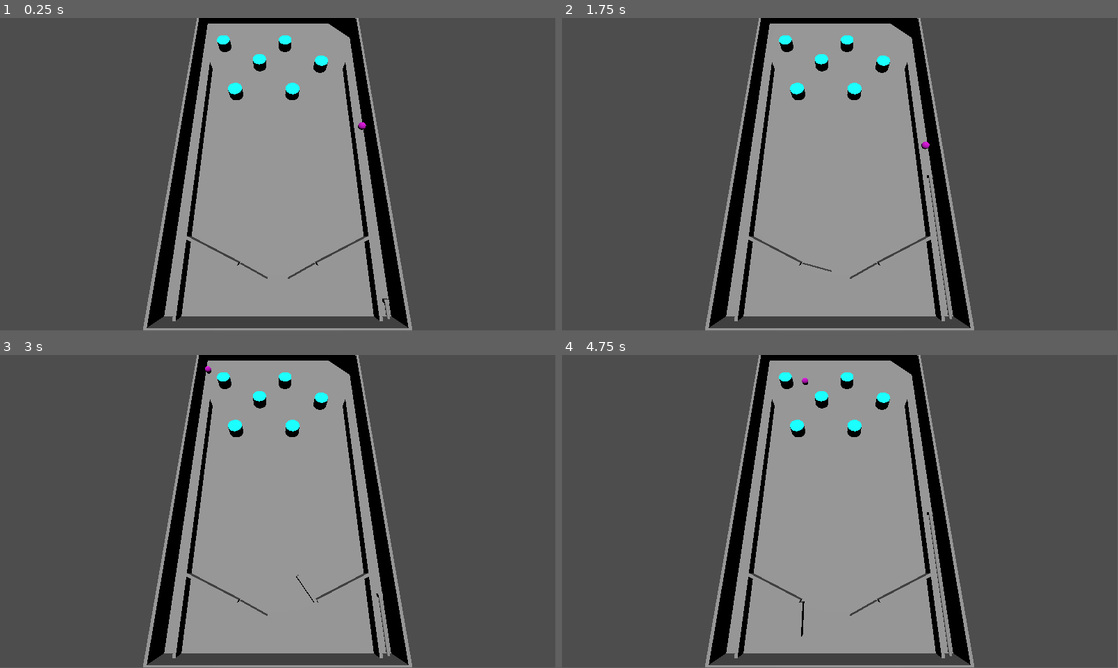
Above: before the commit, frames 1-4 (two rows, left to right).
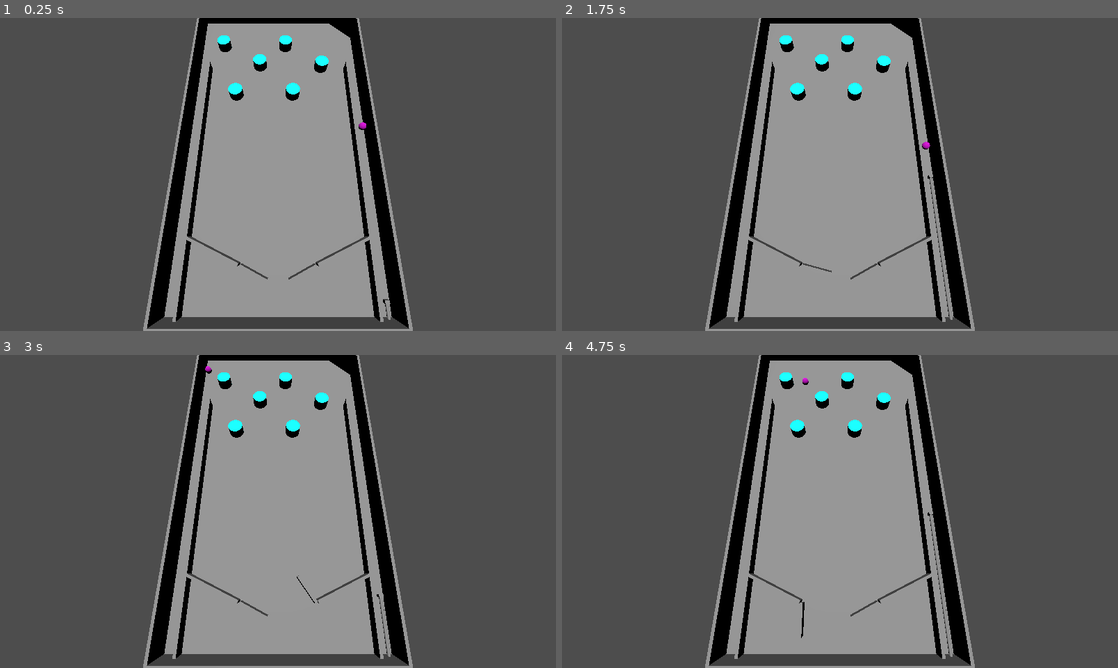
Above: after the commit, the same moments.

Repository: DrOtter3000/chaospinball
Game: Godot game, scene res://game.tscn
The game is run twice, just before and just after one commit, with the same random seed, the same clock (stepped at 60 frames per second) and the same inputs.
Inputs:
- Up to frame 1 (0.25 s): no input
- Up to frame 2 (1.75 s): tap Enter at 0.5 s; hold D (right) 0.53-1.28 s; tap Space (fire) at 0.6, 1.35 s; hold A (left) from 1.28 s (still down)
- Up to frame 3 (3 s): release A (left) at 2.03 s; hold D (right) from 2.03 s (still down); tap Space (fire) at 2.1, 2.85 s
- Up to frame 4 (4.75 s): release D (right) at 3.53 s; hold A (left) from 3.53 s (still down); tap Space (fire) at 3.6, 4.35 s
In our replay, the window is 799x449 before the commit and 800x450 after it. These sizes can differ from the game's own. Grey fills any space a smaller window leaves; there, only what the larger window draws over its background counts as a difference.

The runs differ from the first frame. In frame 1, 1.1% of the frame differs, in the area x 25-75%, y 0-100%; in frame 2, 1.2%; in frame 3, 1.1%; in frame 4, 1.2%.

Commit message:
add gamemanager.gd

Diff:
--- a/bumper.gd
+++ b/bumper.gd
@@ -1,9 +1,11 @@
 extends StaticBody3D
 
 
+@export var points = 50
 
 
 func _on_detection_area_body_entered(body):
 	if body.is_in_group("Ball"):
 		$AnimationPlayer.play("bump")
 		body.apply_impulse(Vector3(100, 100, 0))
+		Gamemanager.add_points(points)
--- a/bumper.tscn
+++ b/bumper.tscn
@@ -20,6 +20,45 @@
 
 [sub_resource type="CylinderShape3D" id="CylinderShape3D_8onil"]
 radius = 5.0
+
+[sub_resource type="Animation" id="Animation_dhwxw"]
+length = 0.001
+tracks/0/type = "value"
+tracks/0/imported = false
+tracks/0/enabled = true
+tracks/0/path = NodePath("CollisionShape3D:shape:radius")
+tracks/0/interp = 1
+tracks/0/loop_wrap = true
+tracks/0/keys = {
+"times": PackedFloat32Array(0),
+"transitions": PackedFloat32Array(1),
+"update": 0,
+"values": [3.0]
+}
+tracks/1/type = "value"
+tracks/1/imported = false
+tracks/1/enabled = true
+tracks/1/path = NodePath("MeshInstance3D:mesh:bottom_radius")
+tracks/1/interp = 1
+tracks/1/loop_wrap = true
+tracks/1/keys = {
+"times": PackedFloat32Array(0),
+"transitions": PackedFloat32Array(1),
+"update": 0,
+"values": [3.0]
+}
+tracks/2/type = "value"
+tracks/2/imported = false
+tracks/2/enabled = true
+tracks/2/path = NodePath("MeshInstance3D:mesh:top_radius")
+tracks/2/interp = 1
+tracks/2/loop_wrap = true
+tracks/2/keys = {
+"times": PackedFloat32Array(0),
+"transitions": PackedFloat32Array(1),
+"update": 0,
+"values": [3.0]
+}
 
 [sub_resource type="Animation" id="Animation_37tmw"]
 resource_name = "bump"
@@ -62,45 +101,6 @@
 "values": [3.0, 7.0, 3.0]
 }
 
-[sub_resource type="Animation" id="Animation_dhwxw"]
-length = 0.001
-tracks/0/type = "value"
-tracks/0/imported = false
-tracks/0/enabled = true
-tracks/0/path = NodePath("CollisionShape3D:shape:radius")
-tracks/0/interp = 1
-tracks/0/loop_wrap = true
-tracks/0/keys = {
-"times": PackedFloat32Array(0),
-"transitions": PackedFloat32Array(1),
-"update": 0,
-"values": [3.0]
-}
-tracks/1/type = "value"
-tracks/1/imported = false
-tracks/1/enabled = true
-tracks/1/path = NodePath("MeshInstance3D:mesh:bottom_radius")
-tracks/1/interp = 1
-tracks/1/loop_wrap = true
-tracks/1/keys = {
-"times": PackedFloat32Array(0),
-"transitions": PackedFloat32Array(1),
-"update": 0,
-"values": [3.0]
-}
-tracks/2/type = "value"
-tracks/2/imported = false
-tracks/2/enabled = true
-tracks/2/path = NodePath("MeshInstance3D:mesh:top_radius")
-tracks/2/interp = 1
-tracks/2/loop_wrap = true
-tracks/2/keys = {
-"times": PackedFloat32Array(0),
-"transitions": PackedFloat32Array(1),
-"update": 0,
-"values": [3.0]
-}
-
 [sub_resource type="AnimationLibrary" id="AnimationLibrary_fedm2"]
 _data = {
 "RESET": SubResource("Animation_dhwxw"),
--- /dev/null
+++ b/gamemanager.gd
@@ -0,0 +1,8 @@
+extends Node
+
+
+var points = 0
+
+
+func add_points(value):
+	points += value
--- a/project.godot
+++ b/project.godot
@@ -14,6 +14,15 @@
 run/main_scene="res://game.tscn"
 config/features=PackedStringArray("4.1", "Forward Plus")
 config/icon="res://icon.svg"
+
+[autoload]
+
+Gamemanager="*res://gamemanager.gd"
+
+[display]
+
+window/size/viewport_width=1280
+window/size/viewport_height=720
 
 [input]
 
